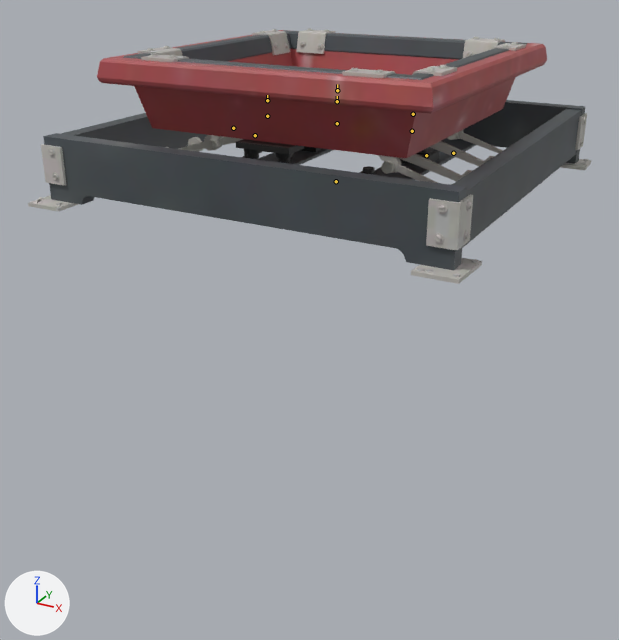
A saved change to the Blender file models/editor/retro/floor_button/cube_button.blend.
Before and after are seen from a camera (50 mm lens) standing at (72.9, -143.2, 41.6) and looking at (-1.9, -7.2, -26.4). Lighting does not change. The marker at lower left points along +X, +Y and +Z. The bones that bend it are drawn over the model as lines.

Objects in the first picture: 'cube_button_ref'.
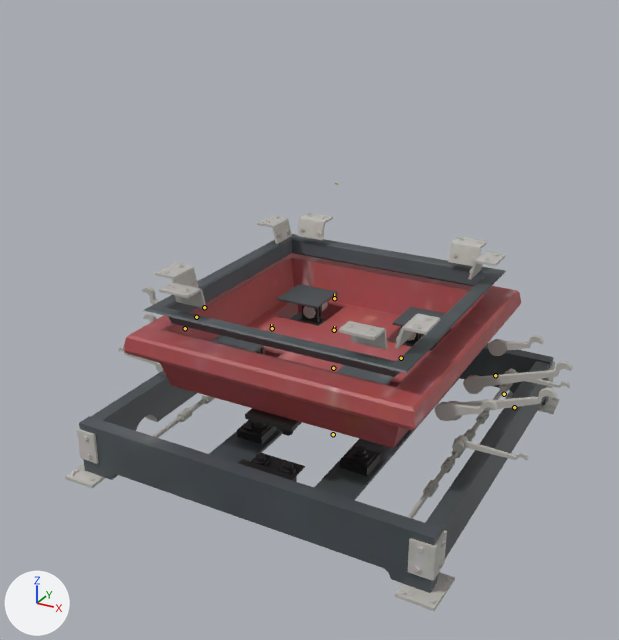
The newer file adds an action. The first version stands in its rest pose; the second is drawn at frame 0 of the action 'cube_contract'.

What differs and where, as boxes [x1, y1, x2, y2] in the pictures (619 x 640 px):
'cube_button_ref', posed (10% narrower, 55% taller)
    before: [28, 28, 591, 284]
    after: [65, 213, 573, 611]
bone 'root', root to tip
    before: (336, 181) to (336, 181)
    after: (333, 434) to (333, 434)
bone 'buttonTop', root to tip
    before: (337, 123) to (337, 123)
    after: (333, 368) to (333, 367)
bone 'leftArms', root to tip
    before: (255, 135) to (255, 135)
    after: (196, 317) to (197, 316)
bone 'rightArms', root to tip
    before: (426, 155) to (426, 155)
    after: (504, 394) to (504, 393)
bone 'leftUpperPaddleArms', root to tip
    before: (267, 116) to (267, 115)
    after: (204, 307) to (204, 307)
bone 'rightUpperPaddleArms', root to tip
    before: (412, 131) to (412, 130)
    after: (495, 375) to (495, 375)
bone 'rightLowerPaddleArms', root to tip
    before: (453, 153) to (453, 152)
    after: (514, 407) to (514, 407)
bone 'leftLowerPaddleArms', root to tip
    before: (233, 128) to (233, 127)
    after: (185, 328) to (185, 328)
bone 'leftPaddles', root to tip
    before: (267, 100) to (267, 95)
    after: (272, 328) to (271, 324)
bone 'rightPaddles', root to tip
    before: (413, 114) to (413, 113)
    after: (401, 358) to (401, 357)
bone 'brace', root to tip
    before: (337, 101) to (337, 96)
    after: (334, 330) to (334, 326)
bone 'braceTop', root to tip
    before: (337, 90) to (337, 84)
    after: (334, 298) to (334, 293)

Edits to the bpy script that builds the scene:
```text
Change bone_root:
    where bone_root = bpy.data.objects['underground_cube_button_model_skeleton'].pose.bones['root']
    bone_root.location: (0.0, 0.0, 0.0) -> (0.0, 0.0, -56.0)
Change bone_buttontop:
    where bone_buttontop = bpy.data.objects['underground_cube_button_model_skeleton'].pose.bones['buttonTop']  # child of 'root'
    bone_buttontop.location: (0.0, 0.0, 0.0) -> (0.0, 5.17, 0.0)
Change bone_leftarms:
    where bone_leftarms = bpy.data.objects['underground_cube_button_model_skeleton'].pose.bones['leftArms']  # child of 'buttonTop'
    bone_leftarms.location: (0.0, 0.0, 0.0) -> (-16.76, 8.41, 0.0)
    bone_leftarms.rotation_quaternion: (1.0, 0.0, 0.0, 0.0) -> (0.92, 0.0, 0.0, -0.392)  # degrees (0, 0, 0) -> degrees (0, 0, -46)
Change bone_rightarms:
    where bone_rightarms = bpy.data.objects['underground_cube_button_model_skeleton'].pose.bones['rightArms']  # child of 'buttonTop'
    bone_rightarms.location: (0.0, 0.0, 0.0) -> (18.2, 7.4, 0.0)
    bone_rightarms.rotation_quaternion: (1.0, 0.0, 0.0, 0.0) -> (0.947, 0.0, 0.0, 0.321)  # degrees (0, 0, 0) -> degrees (0, 0, 37)
Change bone_leftupperpaddlearms:
    where bone_leftupperpaddlearms = bpy.data.objects['underground_cube_button_model_skeleton'].pose.bones['leftUpperPaddleArms']  # child of 'buttonTop'
    bone_leftupperpaddlearms.location: (0.0, 0.0, 0.0) -> (-17.5, 7.17, 0.0)
    bone_leftupperpaddlearms.rotation_quaternion: (1.0, 0.0, 0.0, 0.0) -> (0.796, 0.0, 0.0, -0.605)  # degrees (0, 0, 0) -> degrees (0, 0, -74)
Change bone_rightupperpaddlearms:
    where bone_rightupperpaddlearms = bpy.data.objects['underground_cube_button_model_skeleton'].pose.bones['rightUpperPaddleArms']  # child of 'buttonTop'
    bone_rightupperpaddlearms.location: (0.0, 0.0, 0.0) -> (19.18, 6.74, 0.0)
    bone_rightupperpaddlearms.rotation_quaternion: (1.0, 0.0, 0.0, 0.0) -> (0.841, 0.0, 0.0, 0.542)  # degrees (0, 0, 0) -> degrees (0, 0, 66)
Change bone_rightlowerpaddlearms:
    where bone_rightlowerpaddlearms = bpy.data.objects['underground_cube_button_model_skeleton'].pose.bones['rightLowerPaddleArms']  # child of 'buttonTop'
    bone_rightlowerpaddlearms.location: (0.0, 0.0, 0.0) -> (15.41, 4.05, 0.0)
    bone_rightlowerpaddlearms.rotation_quaternion: (1.0, 0.0, 0.0, 0.0) -> (0.99, 0.0, 0.0, 0.14)  # degrees (0, 0, 0) -> degrees (0, 0, 16)
Change bone_leftlowerpaddlearms:
    where bone_leftlowerpaddlearms = bpy.data.objects['underground_cube_button_model_skeleton'].pose.bones['leftLowerPaddleArms']  # child of 'buttonTop'
    bone_leftlowerpaddlearms.location: (0.0, 0.0, 0.0) -> (-15.22, 3.8, 0.0)
    bone_leftlowerpaddlearms.rotation_quaternion: (1.0, 0.0, 0.0, 0.0) -> (0.989, 0.0, 0.0, -0.15)  # degrees (0, 0, 0) -> degrees (0, 0, -17)
Change bone_leftpaddles:
    where bone_leftpaddles = bpy.data.objects['underground_cube_button_model_skeleton'].pose.bones['leftPaddles']  # child of 'buttonTop'
    bone_leftpaddles.location: (0.0, 0.0, 0.0) -> (0.0, 2.89, 0.0)
Change bone_rightpaddles:
    where bone_rightpaddles = bpy.data.objects['underground_cube_button_model_skeleton'].pose.bones['rightPaddles']  # child of 'buttonTop'
    bone_rightpaddles.location: (0.0, 0.0, 0.0) -> (0.0, 2.89, 0.0)
Change bone_brace:
    where bone_brace = bpy.data.objects['underground_cube_button_model_skeleton'].pose.bones['brace']  # child of 'buttonTop'
    bone_brace.location: (0.0, 0.0, 0.0) -> (0.0, 4.7, 0.0)
Change bone_bracetop:
    where bone_bracetop = bpy.data.objects['underground_cube_button_model_skeleton'].pose.bones['braceTop']  # child of 'buttonTop'
    bone_bracetop.location: (0.0, 0.0, 0.0) -> (0.0, 9.78, 0.0)
```
